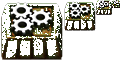
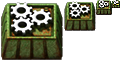
Layer changes from the first w=120, h=64 image to the second:
showed "assembling-machine-3.png copy #9" over [1, 0, 120, 60]
showed "assembling-machine-3.png copy #8" over [1, 0, 120, 60]
